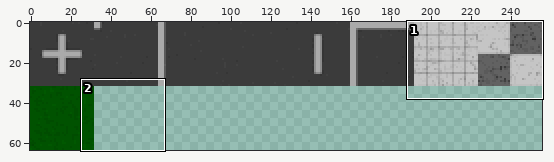
One commit to this sprite sheet: Textures/WorldTextures/Floors/ground_textures_01.png. Above: a wide view before the commit, with the close-up outlined.
Close-up. The starting point:
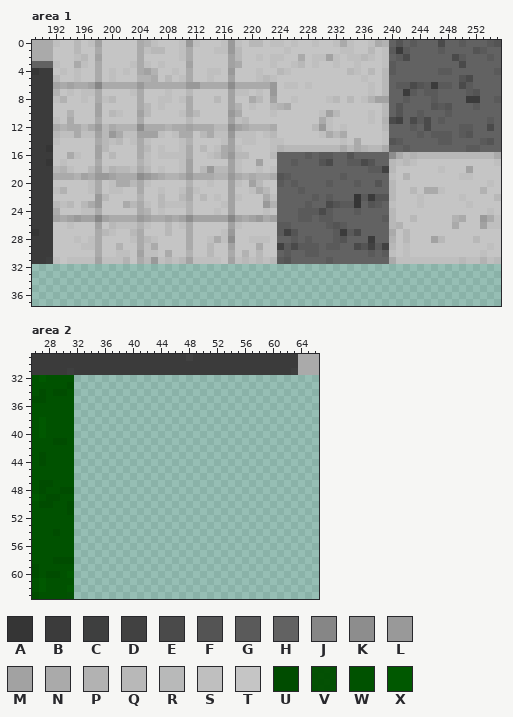
The file is 256x64 pixels. Colours within 5 levels of each other are drawn and written as one. Shown: area 1: x 189..255, y 0..37; area 2: x 26..66, y 29..63.
Palette (. is transparent): A #353535  B #3b3b3b  C #3c3c3cf9  D #414141  E #4a4a4a  F #545454  G #5a5a5a  H #626262  J #868686  K #8d8d8d  L #999999  M #a2a2a2  N #aaaaaa  P #b2b2b2  Q #b8b8b8  R #b9b9b9f9  S #bfbfbf  T #c5c5c5  U #004c00  V #004e00f9  W #005200  X #005800
Pixels before, area 1 (only the part around the change), first column x 189:
 0 NNNSTTQTSMTTTTTNPSTTTSLSTTTSLSTQQTSSTSTTSTTSNSTTSNPHFHGHHHEHHGHHHGF
 1 NNNTTTQTTNTTTTTNSQQTTSNTTTSSLQTTTTTTSTTTTTTTSSTTQTSGBGHHHHGHHHHFGHH
 2 NNNTTTSQTMTTTTTNTTTTTSNTTTTTMQTTSTSSTTNTSSMSTSSQSTSHGEHHHHHHEGHHHGH
 3 HHHSTTNSTNTTTTSNSTSTTTMTTTTTMNTTTTSTTSQTSTTSTTSTTTSGHHHHHHHHHEHHHHH
 4 ABBTSTSTTNTSTSTNMPTTSTNTTSSTLTTTSTTQSTTTTTTTTQSTQTQGHHHHHHGGHHHHHHG
 5 BBBQTTSTTNTSTTTPPNTQTSNTTSTTMTTTSQSTTTTTTTTTTTTSTTQHHHHHHHHHHFEHHHH
 6 BBBMNMNNMJNNNNNLNNNNNNLLNNNNKNNNNNLTSSTSTTTTTTTTSTQHGGEFGBGGHEGHHHH
 7 BBBPTSTSSNTTTTSNTTTSTTQTTTTTMSSTSTLTTTTTTTTTTTTTSTQHHBGHGGHHHHGFHHH
 8 BBBSPTTSTNSQTTTNTTSSTSNTTTQTMTTNQTMTTSTTTTSQTQTSPMMHHGHHHGHHHHBBHHG
 9 BBBTTTTTTMTTTTTNQTSTTTNTTTTTMPTSTTQPNTTTTTTTTTTTTTQHFHHHHFGFHHHGHHH
10 BBBTTPTTTMTQSTTMQTTTTSNQTTTTLNTTTTSTTTTTTSMQTTTTSTQHFHHGHHHGHHHHHHH
11 BBBSTNTTTNTTTTTNTTTTTTQTTTTTMSQTTTTTTTTTTNSTTTTTSTPEDHEGEHGHHHHHHGH
12 BBBNPNNQNLQNPPPKNNNPNNMNNNQQKMNPPPNTTTTTQLSTSTTTTTQHHHGHEHHHHGGHHEH
13 BBBQSSNSSMQLNSSMMMSTSNNTQNSSLSSSTSQTTTTTTSNQNTTTTTSHHHHGHGGGHGFHHHH
14 BBBSTTTTTNQSQTSNSTTTTSPTTTTSMTSSTTSSTTTTTTTTSTNTTTSFGHHHHHGGHHHHGFH
15 BBATTTTTTMQTTTTNQTSTTSNTQTSNMSTTTTSPQQQQQQQQNQNPQQNHHGHHHHHHHHGGHHH
16 BBBTTNSTTMTQTTTNSTSSSSNTTSQNLQQTTTQHHHHGHGGHHFHHHHHKNQPQQQQQQQQQQQN
17 BBATSTTTTNTTTTTPSTTTTSMTTTTTMSTTMTTHHGHHHFEHHGGEFHHQSQSTTTTTTTTTTTS
18 BBBQPSTTQMSPQQSNQTSTTSMTQLQQMSTTSTSHHHHHHHHHHHHHGGDQTTTTTTSTTTMTTTT
19 BBBNNNPMNLLMNNNKLMNPPNLNNNPPLNPNPPNFGHHHHHHHGHHHHHHSTPTTTTTTTSSTTTT
20 BBBTTTTTSNTSNNQNSTTTTTPTTSTTMSTMQTTGHGHHHHGHHHGHHFHQTTTTTTTTTTTTTST
21 BBBSPTTTSNTSSTTNTTSTTSNSTTTTMTTSNQTHHHGHHHHHHHHHHHHQTTQTNNSTTTTTPTT
22 BBBTTTTTTLQTTTTPTTQTTQNTQTSTMSTTTNSHHHHHGHGHHHAGBFFQTTTSTTTTTSTTTTQ
23 BBBQSQTQNLTTTNQNSTQSSSPTTTTSMTTTTLPHHHHGHHEFGGAHFGHSTTTSTTTTTTSTTTT
24 BBBNTTTSSNTTTTTNPTSTTTPTTTSTMTTTTSTHHHGGGEGHHHGHHHHQTTTTTTTTTTTTTST
25 BBBMNMLMMJMNNNNLMNNMNMKMMMMMJMNMLNMHHHGGHGGHHHHHHHGQTTQTTTTTPNTTLNS
26 BBBTTSTTTMTQSSSPSTTQTSNTTTTTMSTTTTTGGHHHHHGFGHHHHHHQPTTTTTTTNTTTMSS
27 ABBTTTTTTNQSTTQNTTTQTTNTTTTSLTTTTTTGDFHHHHHGBGEHHHHNTQTTTTTTTTTTTTT
28 BBBTTTSTSNTTTTSNQSTTTTNTTSNSKTTSSSTHHGHGHHHGFHHHBHHPTQTTTMQTTTTQTTT
29 BBBTTTTSSNTTPTTNSNTTTTNTTQTTMTTTNTTDGEGGGHGGHHEFDGDQTSTTTTTTTTTTTST
30 BBBTTTTTTNTTSSTMSSTNTTPTTQTTNTPTQTTHGHHGGHHHHHHHGHGSTSTTTTTTTTTTSTT
31 BBCSTSSSSMSSSPTNQLSQSQMSSSSTMSQSQSRGFHHHHHGHHHHHHHHNSSSSSSSSSQSSPSR
32 ...................................................................
33 ...................................................................
34 ...................................................................
35 ...................................................................
36 ...................................................................
37 ...................................................................
Pixels before, area 2, first column x 26:
29 BBBBBBBBBBBBBBBBBBBBBBDBBBBBBBBBBBBBBBNNN
30 BBBBBBBBBBBBBBBBBBBBBBBBBBBBBBBBBBBBBBNNN
31 BBBBBCBBBBBBBBBBBBBBBBBBBBBBBBBBBBBBBCNNN
32 WXWWWW...................................
33 WWWWWU...................................
34 WUWUUW...................................
35 UUWWWW...................................
36 WWWWWW...................................
37 WWWWWW...................................
38 WXWWWW...................................
39 WXWWWW...................................
40 WXWWWW...................................
41 WWWUUW...................................
42 WWWWWW...................................
43 WUWWWW...................................
44 WUWWWW...................................
45 WWWWWW...................................
46 WWWWWW...................................
47 WUUWWW...................................
48 WUWWUU...................................
49 XWUUWW...................................
50 WUUWWU...................................
51 WWWWWU...................................
52 WWWWWW...................................
53 WWWWWW...................................
54 WWWUWW...................................
55 WWWWWW...................................
56 WWWWWW...................................
57 WWWWWW...................................
58 WWWUUU...................................
59 UWWWWW...................................
60 UWUUWX...................................
61 WXWWWW...................................
62 WXWWWX...................................
63 UWWWWV...................................
After the commit:
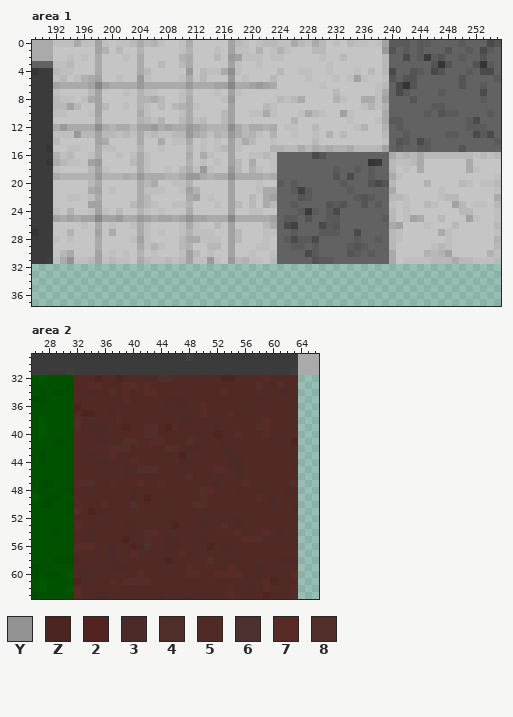
Colours new in this view: Y #939393  Z #4c2520  2 #52241f  3 #4b2a27  4 #4e2b27f9  5 #512a26  6 #4c312e  7 #582b26  8 #532f2c
Diff:
Changed rows in their new state; - is an unchanged pixel.
Area 1:
first column x 192:
 0 -SSNS--S-SSQ-QPS---NT---TMQSTSQQ-SNQSNQ--TQSSTSMGGGHGG-H------E-
 1 ---T--MP-Q--PTTT---P----TMSS-P-SP----QQ--TT--T-LFH--G--HF--GHEG-
 2 --STS-N---S-------P----Q-LMSS------T-T-TTQTTTT-Q-H--GBGF-H---FH-
 3 -SQTT------T-T-Q--QN------S--S-T--TT-T-ST--T---QH-----FAF-H-FAG-
 4 Q-ST----T-T--QT--T-L-Q--NKS--T---T-SS--S--T-----E--FG-EFH--G-EEH
 5 SQ--PNM-TS--LST-T----QT--L-S-TTQ----S---S-SM---SF-FF-------H---G
 6 --N----M------------N--MMJ--MLMN-TT-T-S------TS--EAFHHHHH-FH-G--
 7 S-T-TQM---STPSS-T-SP---S---T-T-T--------Q----TSN-EGH-HHG---HHE--
 8 QSS--NMTT---PPNQT------TSL--TT-TQSQN---TPST-NNS---HF--H----HHG-H
 9 QQMQ---Q--S-PS-Q-QP-S-----T-T-QSTT----------SPSP-H----G-H---H---
10 SST--S--TT--NS------T---QMT-SSN----SNQ-TTMS--T-N-H--HG-F-G----G-
11 T-T---------PQSP--QNSQ--Q-TT------P---TT--S--TSNGG-HHH-H---GE-H-
12 -L--N-KNPNNQMML-M--LM-PPP-NQNN---SS---TT-T-SP--P-G-H-H----H-GGH-
13 S--LQQ--QSQ-NSQ-SQQLNPSPQ-NQPSTP--S--STPTQ-----Q--G-H-HH-GHHEGE-
14 Q-----MNTT-T-T-N-S-N-S-ST-SNQ---T----Q---T-T----HFG-EG-HH----HHG
15 --SS--NSS---PT----TP-S--Q------P---N-NPNPPNQQ--M-GH-GG----FHH---
16 PSQT-SN-TS-S---TTTT--N-TTMTTSSQS----HEFH--H-----NQPQN-------S-SQ
17 NQSS-ML----QN-----TP-S-S--Q-NT-S--H---HH--HHHAB---SQN------N---T
18 STT-----TTTT-S-TS-QNSLSTTLQ-P-----------G--G--HH--S-N--T---NS---
19 -PP-PP-PPP-PLNN-----L-PNNK-N-N--HH------FHE--G--NST-------TT---S
20 -----Q--TTTT-QN--SS---T---T-TS---------H-G-H-FEF-----P----QS-S-Q
21 TT---NM--T---SS----MP-------TSNN--GDG-----G-----N--T-TT------T-S
22 --SS-SNT----NQ-T--T-MTST--T-Q--M---FGH-H---GFGHH-QS-T--SQQT----N
23 TTT-TMM---T--QSTT------ST-Q-Q-NQ--G-H--FGFHHFH----S-TQS--MQTSS-Q
24 S-P-T-MS-Q--PS-----N---T----SST-----B-H-E--H------S-------QQ--TS
25 ---N----ML-----M---Y--NNN-N-NN---GGHF-H-G---------SMN--Q-TTMSTT-
26 --T-S-N-STT-N---T---S--Q--T---QNHED---E--H------NM---S---Q---TTQ
27 --P---MTN--T-S-ST-SPSSS-TMQ---SSHHG---GG-HH-----QST----NS------S
28 S-ST-T------MST---Q-NS-STMQ-TT---GEG-E--HH-G-HG-QST---TTS---T--P
29 ----TT---T----PS--QP---Q-----SS-HHG-H--HH-GFGHHH--T---SQS-----TQ
30 -QN---M-ST--PT--T-SMQ-S--M-TST-S-H--E-----FG---HN-T--PQPM----TPS
31 -NY--Q--Q-S---S-------L--LQP-ST-HH---FG----------T----QQQN-Q-S--
Area 2:
first column x 32:
32 555Z55Z55553685535355ZZ555575555
33 55775557857555555555555555855853
34 55355857557755555555575555555335
35 55555557555553335555555555355555
36 Z5555555555553535575355555555555
37 5ZZ55355555555555575557535555555
38 85555575555555533555555555575555
39 8533355255785Z755555355555875555
40 55535555558855555355Z55755575555
41 55533558855775558555535555555352
42 55555788555558753355533555555555
43 553557535555535Z5555553355555555
44 55533555755555533555553355555555
45 55555553388855555555775355555553
46 55555553555555558553555355555555
47 78855755575575555555355575555558
48 55553555355555555587555355535533
49 5555555535Z555555585555555753555
50 55557555655555555885555555553553
51 85Z33555555553535555555555555553
52 35555555555355555535553355555555
53 75555553355555Z55535585355555555
54 55355555358755555555555855575355
55 5555555Z558553355535555577855555
56 8775535523655335535Z533555555555
57 55555355755555575555555555555555
58 3555335555553Z555558535555555333
59 53555333555555557555557555355555
60 33355555585553557755777855355357
61 Z3555758877555555555555555572555
62 75555555555555555555557553575557
63 75533555555535553555557555525554
Changed places in both close-ups, as pixel boxes (x1, y1, x2, y2):
changed: (53, 40, 501, 264)
added: (74, 375, 298, 599)
